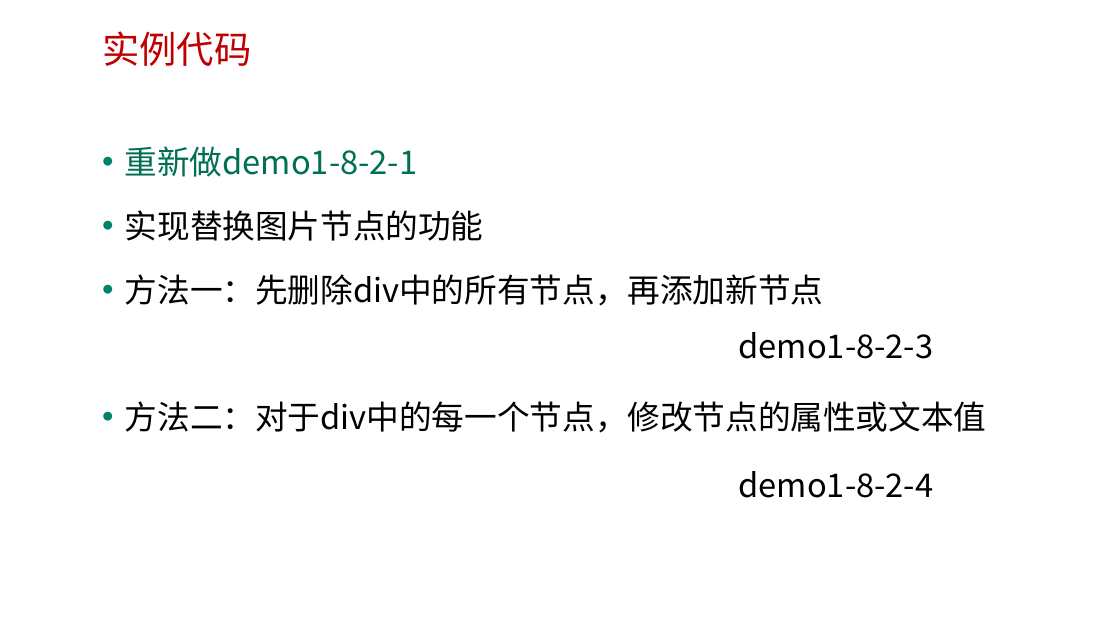
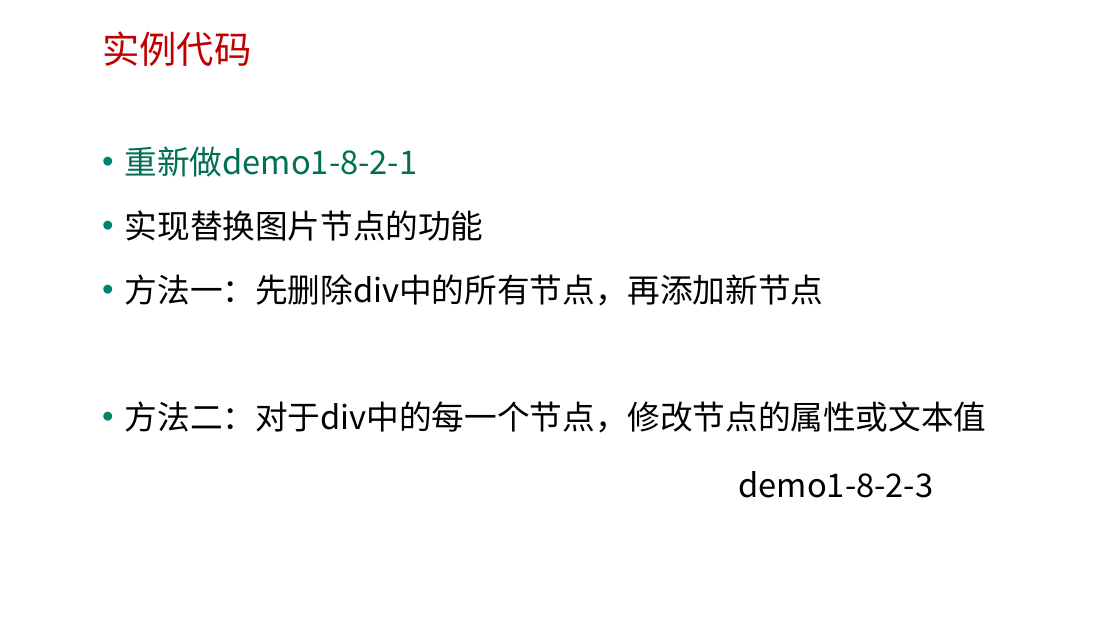
Before and after one commit to edu2act/course-web2, a slide deck: slide 14 of materials/slides/1-8.pptx. Drawn at 1120x630 pixels with LibreOffice and Linux fonts; fonts in the diff are those of the drawing; background and template pictures are left out. Boxes give left, top, right and bottom in pixels: in the first picture for what was removed or moved away, otherwise in the second. Text is boxed around its words. In the diff, an @@ line names an element or a change of style, - is before the commit and + after.

```diff
--- a/materials/slides/1-8.pptx
+++ b/materials/slides/1-8.pptx
@@ text removed at bbox=[739, 332, 934, 359] @@
-demo1-8-2-3
@@ text at bbox=[739, 471, 934, 498]: text changed @@
-demo1-8-2-4
+demo1-8-2-3
```
Also in this commit, not shown: 4 other slides changed, 1 other file.
